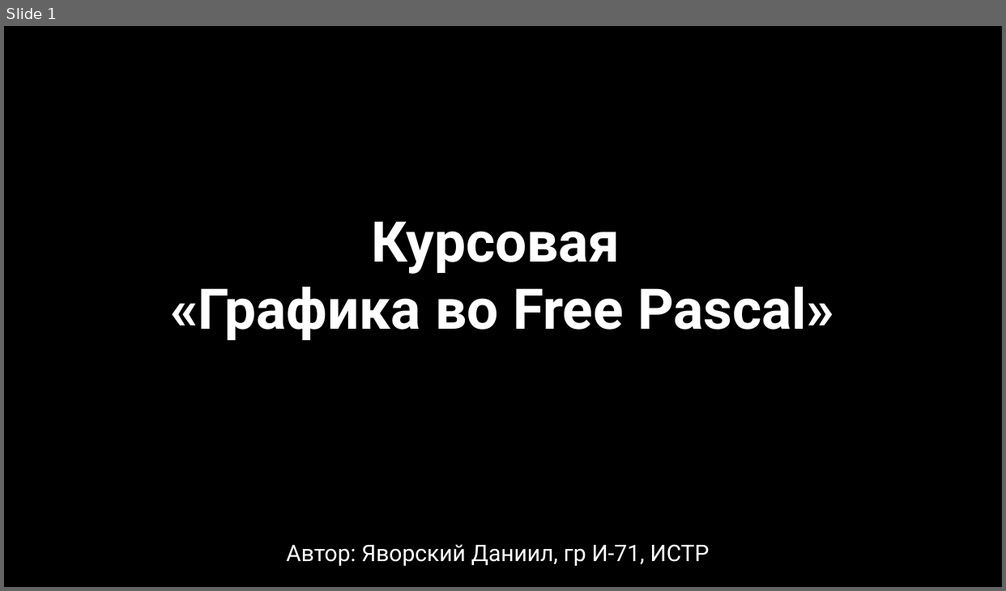
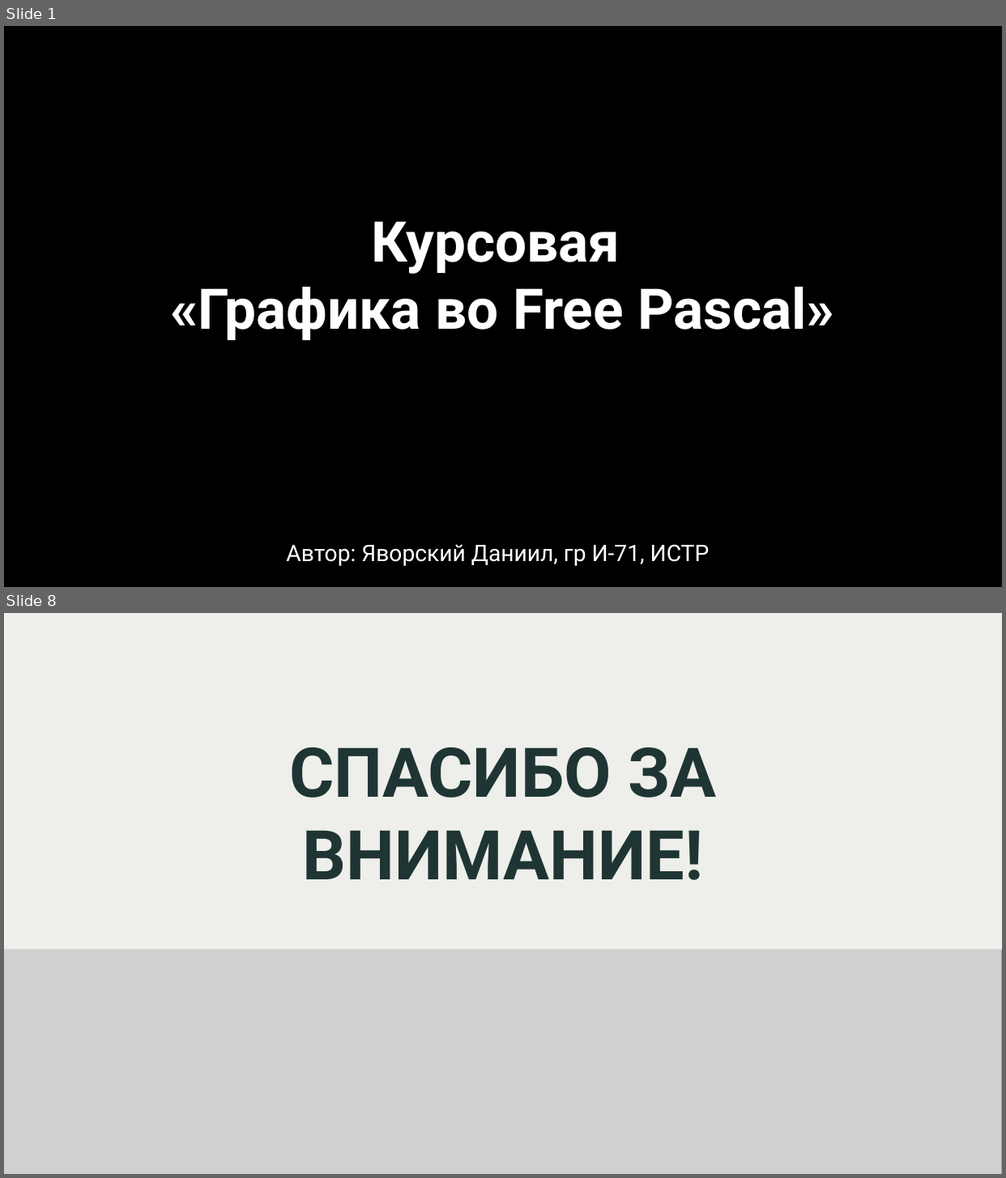
Before and after one commit to DaniilYavorskiy/Kursach, a slide deck: Курсовая Графика во Free Pascal.pptx. Shown one above the other, each under a label of ours: slide 1 before the commit, slides 1 and 8 after it; the slides between them are not shown. The pictures are 1006x591 and 1006x1178 pixels, drawn with LibreOffice and Linux fonts; fonts in the diff are those of the drawing; grey boxes stand for pictures; background and template pictures are left out; a plain dark background stands for a picture behind light text. Boxes give left, top, right and bottom in pixels: in the first picture for what was removed or moved away, otherwise in the second. Text is boxed around its words. In the diff, an @@ line names an element or a change of style, - is before the commit and + after.

```diff
--- a/Курсовая Графика во Free Pascal.pptx
+++ b/Курсовая Графика во Free Pascal.pptx
@@ slide 8 added at box(4, 613, 1002, 1174), background #FFFFFF @@
@@ picture added at box(4, 613, 1002, 726) @@
@@ rectangle added at box(4, 613, 1002, 1174), fill #FFFFFF @@
@@ rectangle added at box(4, 613, 1002, 1174), fill #E7E8E2 at 70% opacity @@
@@ title added at box(289, 747, 717, 880), 66 pt, text #1E3533, bold @@
+СПАСИБО ЗА ВНИМАНИЕ!
@@ rectangle added at box(4, 950, 1002, 1174), fill #2D504D @@
@@ picture added at box(4, 950, 1002, 1174) @@
```
Also in this commit, not shown: 2 other slides added.
